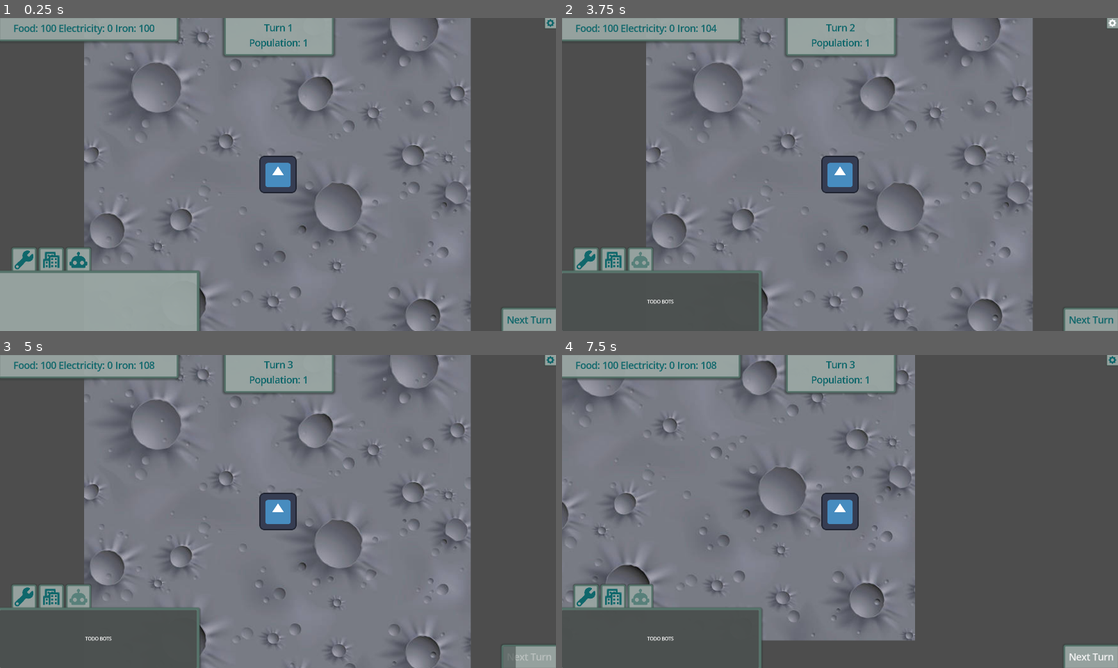
Above: before the commit, frames 1-4 (two rows, left to right).
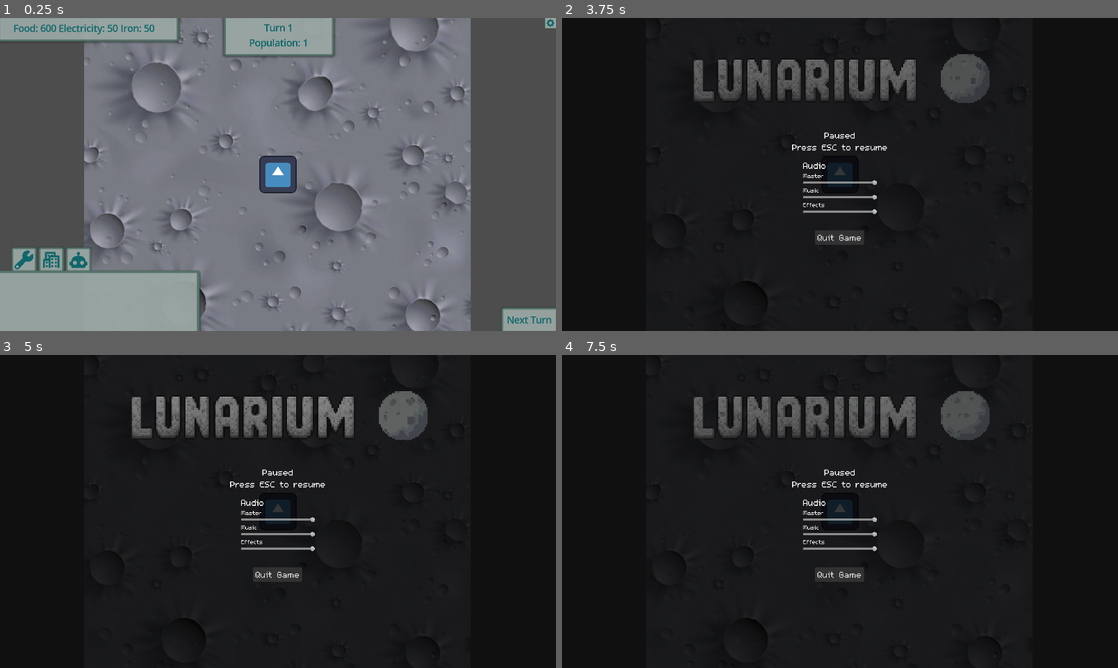
Above: after the commit, the same moments.

Repository: LunariumGame/Lunarium
Game: Godot game, scene res://scenes/world.tscn
Two runs of this game, one before a commit and one after it. Both use one fixed random seed, a clock stepped at 60 frames per second and the inputs below. The engine's default icon, where the game draws it, is replaced by a stand-in: a white triangle on a blue panel in a dark square.
Inputs (mouse positions are in pixels of both pictures, inside the frame that each line leads up to):
- Up to frame 1 (0.25 s): no input
- Up to frame 2 (3.75 s): click "Next Turn" at 0.5 s; click (584, 259) at 1.25 s; click (612, 259) at 2 s; click (639, 259) at 2.75 s; click (1112, 24) at 3.5 s
- Up to frame 3 (5 s): click (528, 655) at 4.25 s, where only the run before the commit has a clickable "Next Turn"
- Up to frame 4 (7.5 s): hold Right (ui_right) 5.03-5.78 s; hold Down (ui_down) 5.78-6.53 s; hold Right (ui_right) 6.53-7.28 s; hold Up (ui_up) from 7.28 s (still down)

The runs differ from the first frame. In frame 1, 0.1% of the frame differs, in the area x 7-27%, y 2-5%; in frame 2, 99%, in the area x 0-100%, y 0-100%; in frame 3, 98%; in frame 4, 98%.
Error before the commit: Parse Error: Not all code paths return a value. (res://scripts/world.gd:51)

Commit message:
fix return indent

Diff:
--- a/scripts/world.gd
+++ b/scripts/world.gd
@@ -62,4 +62,4 @@
 		if collider is Building:
 			results.push_back(collider)
 
-		return results
+	return results
